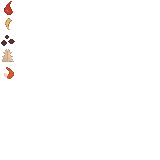
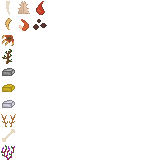
Layered file, before and after one edit (160 x 160). Changes by layer:
painted on "Background" over [1, 1, 47, 160]
